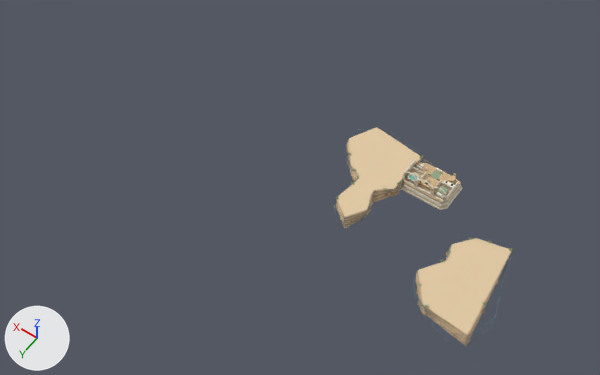
The Blender file artwork/coastal-home/coastal-home.blend, before and after one commit.
Before and after are seen from a camera (50 mm lens) standing at (-35.9, 92.2, 120.3) and looking at (21.5, 11.9, -5.9). The axes (+X, +Y, +Z) are drawn at lower left. The lights are the same throughout. The older version comes first.

The first picture shows 'coast_illustrated_coast ink', 'coast_realistic_Pacific sandstone', 'coast_realistic_coastal scrub', 'coast_realistic_sandstone strata', 'coast_shared_Pacific sandstone', 'coast_shared_sandstone strata', 'core__chalk limestone', 'core__pale oak', 'core__warm cut stone' and 2 more.
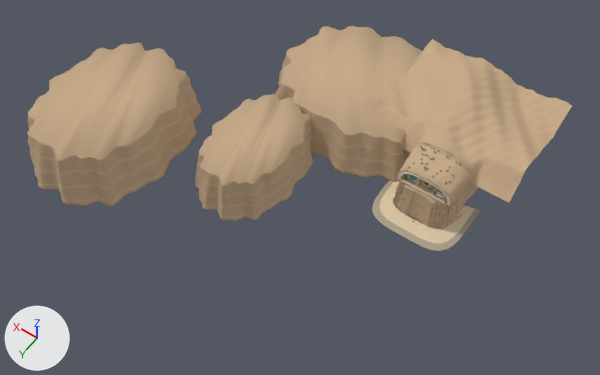
What differs and where, as boxes (x1, y1, x2, y2) in the pictures (600 x 375 px):
'coast_shared_eroded coastal sandstone', added (beige): after (27, 26, 573, 230)
'coast_shared_sandstone strata', deleted (beige): before (336, 127, 512, 346)
'coast_shared_dry beach sand', added (beige): after (372, 181, 480, 251)
'core_carved_vault', added: after (397, 143, 471, 206)
'core__chalk limestone', moved: before (401, 159, 463, 210); after (415, 179, 437, 195)
'coast_illustrated_coast ink', deleted: before (334, 126, 512, 346)
'coast_shared_Pacific sandstone', deleted: before (336, 140, 492, 344)
'core__warm cut stone', moved: before (402, 183, 462, 208); after (402, 179, 445, 203)
'coast_realistic_Pacific sandstone', deleted: before (334, 145, 484, 343)
'coast_realistic_eroded coastal sandstone', added: after (393, 182, 457, 229)
'coast_shared_bluff coastal sage', added: after (408, 146, 461, 184)
'coast_realistic_coastal scrub', deleted: before (335, 153, 513, 308)
'coast_realistic_sandstone strata', deleted: before (340, 165, 509, 325)
'coast_illustrated_coast ink contour', added: after (394, 182, 457, 229)

The change, as a diff of the scene's bpy script:
```diff
--- a/artwork/coastal-home/coastal-home.blend.py
+++ b/artwork/coastal-home/coastal-home.blend.py
@@ ob_core__warm_cut_stone @@
 ob_core__warm_cut_stone = bpy.data.objects.new('core__warm cut stone', me_core_cliff0)
-ob_core__warm_cut_stone.location = (0.0, 0.0, 0.0)
+ob_core__warm_cut_stone.location = (0.0, 3.3, 0.1)
@@ ob_core__chalk_limestone @@
 ob_core__chalk_limestone = bpy.data.objects.new('core__chalk limestone', me_core_cliff1)
-ob_core__chalk_limestone.location = (0.0, 0.0, 0.0)
+ob_core__chalk_limestone.location = (0.0, -3.5, 1.4)
@@ ob_coast_shared_sandstone_strata @@
-ob_coast_shared_sandstone_strata = bpy.data.objects.new('coast_shared_sandstone strata', me_coast_stratum_0_0)
@@ ob_coast_illustrated_coast_ink @@
-ob_coast_illustrated_coast_ink = bpy.data.objects.new('coast_illustrated_coast ink', me_coast_drawn_contour_0_0)
@@ ob_coast_shared_pacific_sandstone @@
-ob_coast_shared_pacific_sandstone = bpy.data.objects.new('coast_shared_Pacific sandstone', me_coast_stratum_0_1)
@@ ob_coast_realistic_sandstone_strata @@
-ob_coast_realistic_sandstone_strata = bpy.data.objects.new('coast_realistic_sandstone strata', me_icosphere)
@@ ob_coast_realistic_coastal_scrub @@
-ob_coast_realistic_coastal_scrub = bpy.data.objects.new('coast_realistic_coastal scrub', me_sphere_038)
@@ ob_coast_realistic_pacific_sandstone @@
-ob_coast_realistic_pacific_sandstone = bpy.data.objects.new('coast_realistic_Pacific sandstone', me_icosphere_001)
@@ ob_coast_shared_bluff_coastal_sage @@
+ob_coast_shared_bluff_coastal_sage = bpy.data.objects.new('coast_shared_bluff coastal sage', me_sphere_038_1)  # 12864 vertices, 13824 faces; spans x -0.31..8.31, y -4.39..1.46, z -0.32..1.54; in mat_bluff_coastal_sage (green #819065)
+ob_coast_shared_bluff_coastal_sage.location = (-3.8, 1.3, 3.7)
@@ ob_coast_shared_dry_beach_sand @@
+ob_coast_shared_dry_beach_sand = bpy.data.objects.new('coast_shared_dry beach sand', me_coast_crescent_beach)  # 260 vertices, 192 faces; spans x -9.1..9.1, y -4.7..9.1, z -7.6..-6.9; in mat_dry_beach_sand (beige #decaa8), mat_wet_tideline_sand (beige #aca089)
+ob_coast_shared_dry_beach_sand.location = (0.0, 0.0, 0.0)
@@ ob_coast_illustrated_coast_ink_contour @@
+ob_coast_illustrated_coast_ink_contour = bpy.data.objects.new('coast_illustrated_coast ink contour', me_coast_erosion_ink)  # 3564 vertices, 3456 faces; spans x -6.51..6.48, y 0.31..4.83, z -7.28..-0.75; in mat_coast_ink_contour (dark blue #424d65)
+ob_coast_illustrated_coast_ink_contour.location = (0.0, 0.0, 0.0)
@@ ob_coast_realistic_eroded_coastal_sandstone @@
+ob_coast_realistic_eroded_coastal_sandstone = bpy.data.objects.new('coast_realistic_eroded coastal sandstone', me_icosphere_1)  # 816 vertices, 1360 faces; spans x -32.2..5.4, y -14.8..31.7, z -5.7..6.0; in mat_eroded_coastal_sandstone (beige #c7aa88)
+ob_coast_realistic_eroded_coastal_sandstone.location = (4.0, 3.7, -4.6)
+ob_coast_realistic_eroded_coastal_sandstone.rotation_euler = (-0.11, 0.247, 0.999)  # degrees (-6.3, 14, 57)
+ob_coast_realistic_eroded_coastal_sandstone.scale = (0.261, 0.265, 0.611)
@@ ob_coast_shared_eroded_coastal_sandstone @@
+ob_coast_shared_eroded_coastal_sandstone = bpy.data.objects.new('coast_shared_eroded coastal sandstone', me_coast_home_bluff)  # 15141 vertices, 16104 faces; spans x -14.0..74.2, y -29.9..40.3, z -7.7..8.1; in mat_eroded_coastal_sandstone (beige #c7aa88), mat_fine_warm_sediment (beige #ceb595)
+ob_coast_shared_eroded_coastal_sandstone.location = (0.0, 0.0, 0.0)
@@ ob_core_carved_vault @@
+ob_core_carved_vault = bpy.data.objects.new('core_carved_vault', me_core_carved_vault)  # 650 vertices, 640 faces; spans x -5.99..5.96, y -3.45..3.42, z -0.12..5.23; in mat_chalk_limestone (pale yellow #e6ddc8), mat_cave_exterior_sandstone (beige #c7aa88)
+ob_core_carved_vault.location = (0.0, 0.0, 0.0)
```
